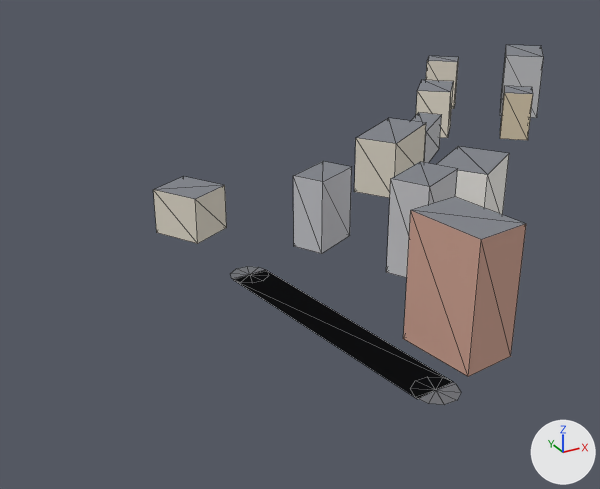
The glTF model apps/client/public/cities/moscow_synth/tiles/1_1.glb, before and after one commit.
Rendered twice from a 50 mm camera at (168.0, -655.0, 120.0) aimed at (316.0, -388.0, -14.0). Every picture has the same lights, and +X, +Y and +Z are marked at lower right. The picture after the commit comes second. Mesh edges are drawn as thin lines. Vertices at exactly the same position are counted once.

Before the edit, the objects in view are built like this:
```python
me_mesh_0 = bpy.data.meshes.new('Mesh_0')
me_mesh_0.from_pydata(...)  # 114 vertices, 132 faces; spans x 259.0..521.0, y -520.0..-266.0, z 0.0..39.0
# faces by material slot: [22, 88, 22]
me_mesh_0.materials.append(mat_road)
me_mesh_0.materials.append(mat_facade)
me_mesh_0.materials.append(mat_roof)
ob_mesh_0 = bpy.data.objects.new('Mesh_0', me_mesh_0)
ob_mesh_0.location = (0.0, 0.0, 0.0)
```
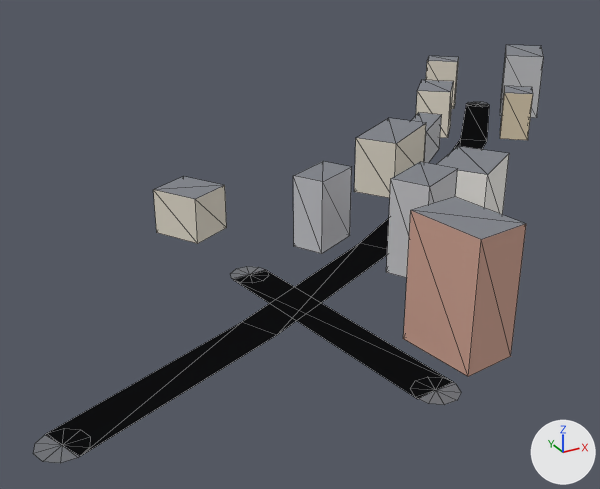
The newer file is also turned or shifted as a whole; pictures and numbers use the older file's frame.

Location of each change, (x1, y1, x2, y2) in pixels of the pictures (600 x 489 px):
'Mesh_0', reshaped (31% wider, 16% taller)
    before: (153, 45, 544, 405)
    after: (33, 45, 544, 463)
part 1 of me_mesh_0, added
    after: (467, 102, 489, 105)
part 2 of me_mesh_0, added
    after: (33, 435, 79, 463)
part 3 of me_mesh_0, added
    after: (45, 104, 489, 456)

Patch to the scene script:
```diff
--- a/apps/client/public/cities/moscow_synth/tiles/1_1.glb.py
+++ b/apps/client/public/cities/moscow_synth/tiles/1_1.glb.py
@@ me_mesh_0 @@
 # used by ob_mesh_0; location = (0.0, 0.0, 0.0)
 # verts and faces of me_mesh_0; kept vertices keep their numbers, new ones are numbered from 114
-me_mesh_0.from_pydata(...)  # 114 vertices, 132 faces; spans x 259.0..521.0, y -520.0..-266.0, z 0.0..39.0
+me_mesh_0.from_pydata(...)  # 148 vertices, 162 faces; spans x 190.0..521.0, y -520.0..-266.0, z 0.0..39.0
+# me_mesh_0 part 1: the loose piece of 11 vertices spanning x 267.0..280.0, y -435.0..-423.0, z 0.0 is copied, and the copy is moved by (216.0, 142.0, 0.0); it spans x 483.0..496.0, y -293.0..-280.0, z 0.0
+# me_mesh_0 part 2: the loose piece of 11 vertices spanning x 280.0..293.0, y -520.0..-507.0, z 0.0 is copied, and the copy is moved by (-90.0, 24.0, 0.0); it spans x 190.0..203.0, y -496.0..-484.0, z 0.0
+# me_mesh_0 part 3
+verts[114] = (495.0, -291.0, 0.0)  # pixel (489, 104)
+verts[115] = (485.0, -282.0, 0.0)  # pixel (466, 103)
+verts[116] = (445.0, -347.0, 0.0)  # pixel (486, 141)
+verts[117] = (435.0, -338.0, 0.0)  # pixel (460, 139)
+verts[118] = (388.0, -396.0, 0.0)
+verts[119] = (380.0, -385.0, 0.0)
+verts[120] = (327.0, -436.0, 0.0)
+verts[121] = (320.0, -424.0, 0.0)  # pixel (359, 243)
+verts[122] = (263.0, -469.0, 0.0)  # pixel (276, 335)
+verts[123] = (258.0, -457.0, 0.0)  # pixel (241, 322)
+verts[124] = (199.0, -496.0, 0.0)  # pixel (80, 456)
+verts[125] = (194.0, -484.0, 0.0)  # pixel (44, 434)
+faces += [(114, 116, 115), (115, 116, 117), (116, 118, 117), (117, 118, 119), (118, 120, 119), (119, 120, 121)]  # mat_road
+faces += [(120, 122, 121), (121, 122, 123), (122, 124, 123), (123, 124, 125)]  # mat_road
 me_mesh_0.materials.append(mat_road)
```
